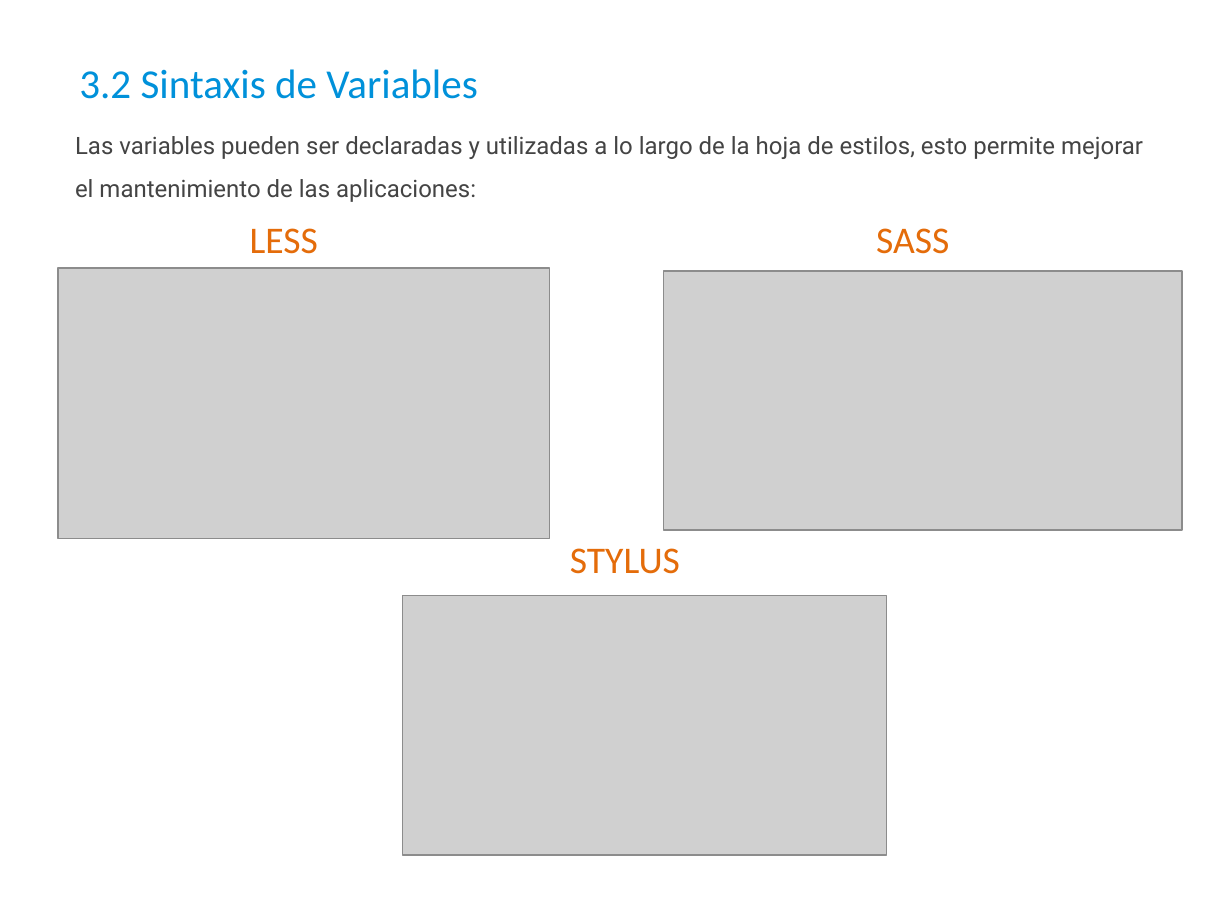
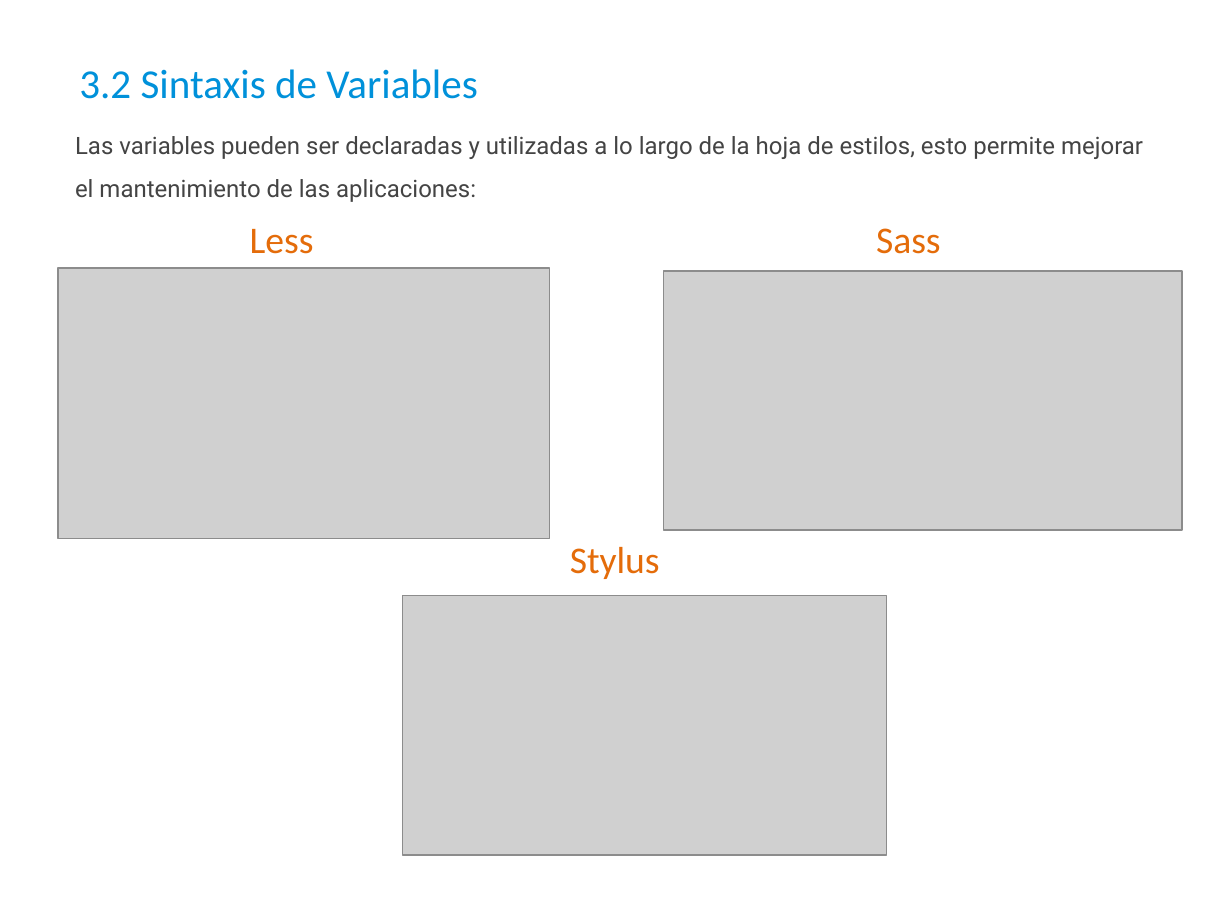
Before and after one commit to javierelipadron/preprocesadores, a slide deck: slide 16 of Preprocesadores SASS - LESS.pptx. Drawn at 1232x924 pixels with LibreOffice and Linux fonts; fonts in the diff are those of the drawing; grey boxes stand for pictures; background and template pictures are left out. Boxes give left, top, right and bottom in pixels: in the first picture for what was removed or moved away, otherwise in the second. Text is boxed around its words. In the diff, an @@ line names an element or a change of style, - is before the commit and + after.

```diff
--- a/Preprocesadores SASS - LESS.pptx
+++ b/Preprocesadores SASS - LESS.pptx
@@ text at bbox=[250, 229, 314, 254]: text changed @@
-LESS
+Less
@@ text at bbox=[876, 228, 941, 254]: text changed @@
-SASS
+Sass
@@ text at bbox=[570, 547, 660, 579]: text changed @@
-STYLUS
+Stylus
```
Also in this commit, not shown: 10 other slides changed, 3 slides added, 1 slide removed.
